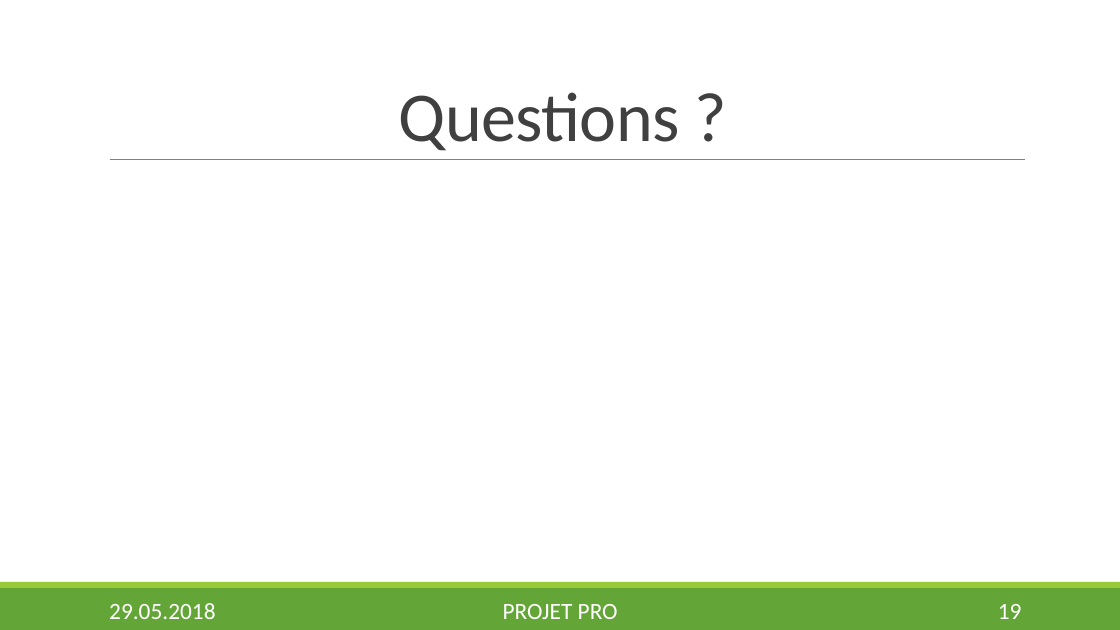
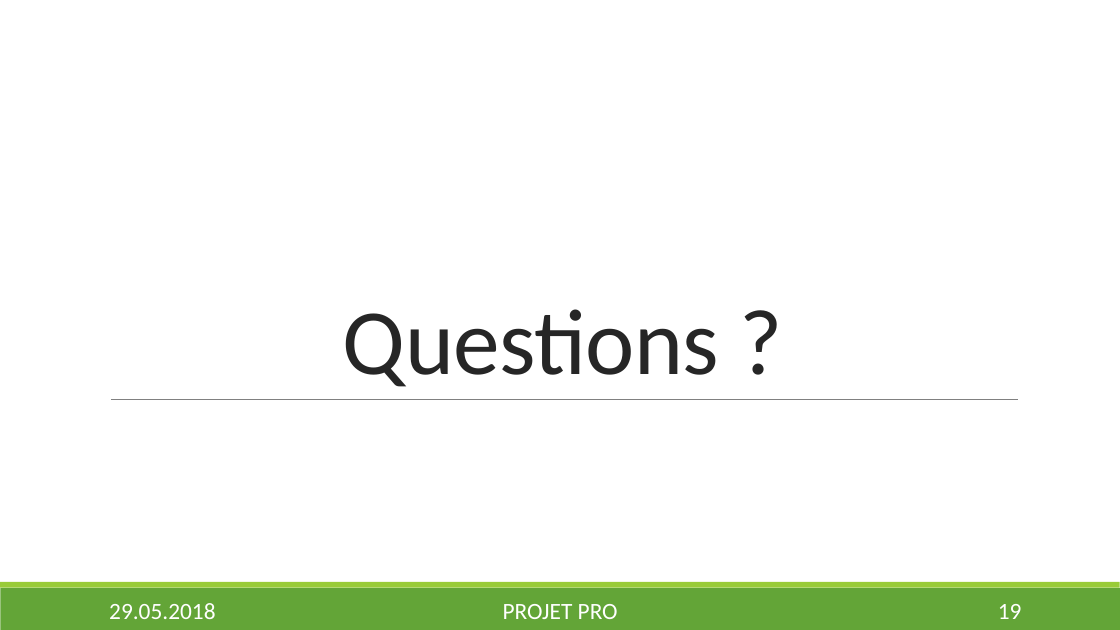
Before and after one commit to Nyahon/PRO, a slide deck: slide 19 of presentation/DaryllFinal.pptx. Drawn at 1120x630 pixels with LibreOffice and Linux fonts; fonts in the diff are those of the drawing; background and template pictures are left out. Boxes give left, top, right and bottom in pixels: in the first picture for what was removed or moved away, otherwise in the second. Text is boxed around its words. In the diff, an @@ line names an element or a change of style, - is before the commit and + after.

```diff
--- a/presentation/DaryllFinal.pptx
+++ b/presentation/DaryllFinal.pptx
@@ title "Questions ?": place and size @@
-title "Questions ?" at box(399, 92, 680, 151)
+title "Questions ?" at box(343, 309, 719, 387)
@@ title "Questions ?" at box(343, 309, 719, 387): size 60 to 80 pt, text colour #404040 to #262626 @@
@@ line moved from (110, 160) - (1026, 160) to (111, 399) - (1018, 399) @@
```
Also in this commit, not shown: 9 other slides changed, 3 other files.
